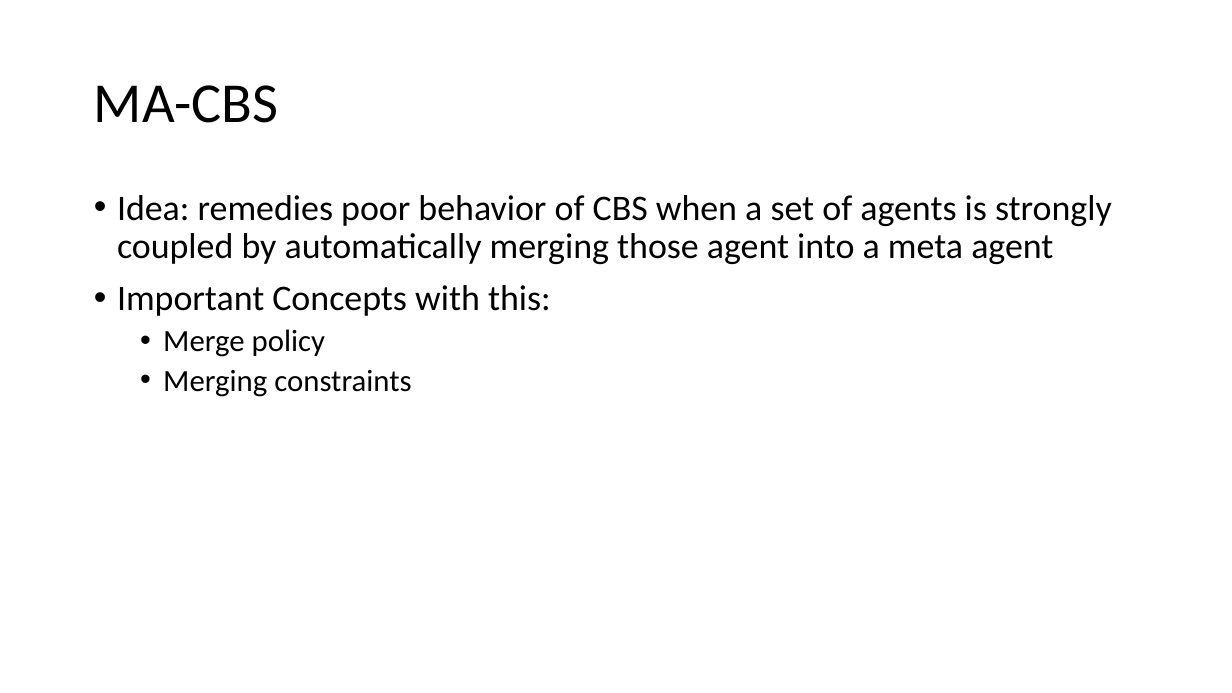
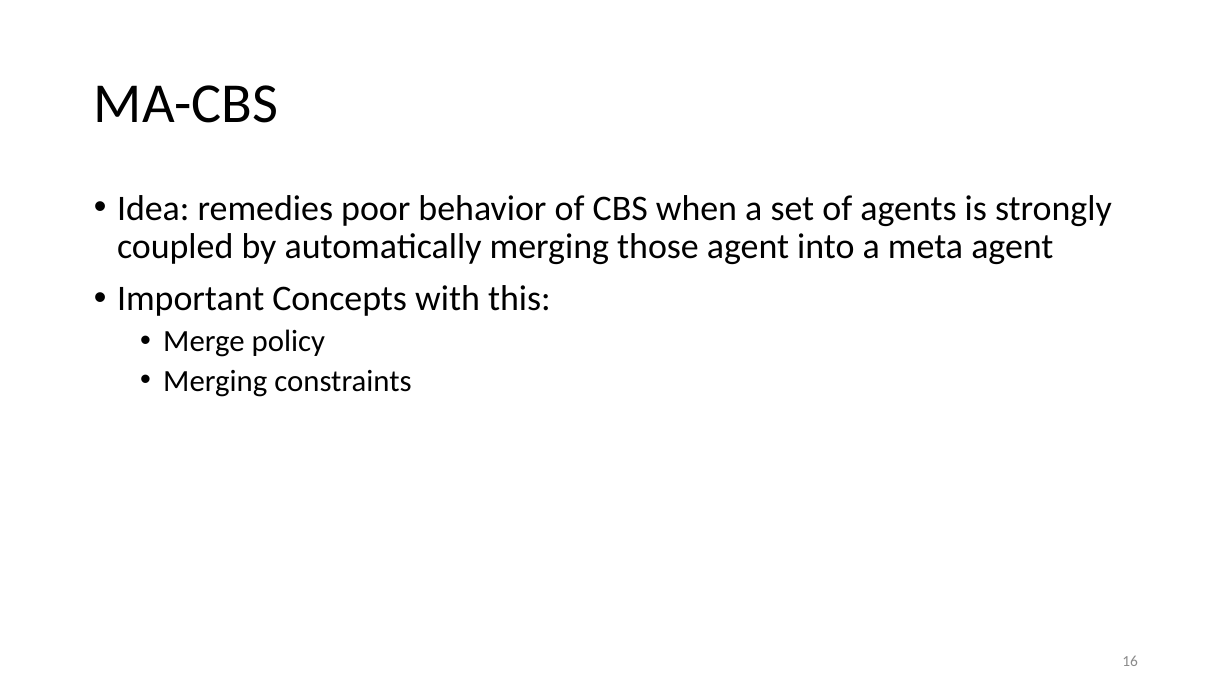
Before and after one commit to DemirDorukDilek/CBS, a slide deck: slide 16 of dahahilipls.pptx (slide 11 before the commit). Drawn at 1232x693 pixels with LibreOffice and Linux fonts; fonts in the diff are those of the drawing. Boxes give left, top, right and bottom in pixels: in the first picture for what was removed or moved away, otherwise in the second. Text is boxed around its words. In the diff, an @@ line names an element or a change of style, - is before the commit and + after.

```diff
--- a/dahahilipls.pptx
+++ b/dahahilipls.pptx
@@ page number added at bbox=[1122, 655, 1138, 666], 12 pt, text #8C8C8C @@
+16
```
Also in this commit, not shown: 9 other slides changed, 8 slides added, 3 slides removed, 1 other file.
